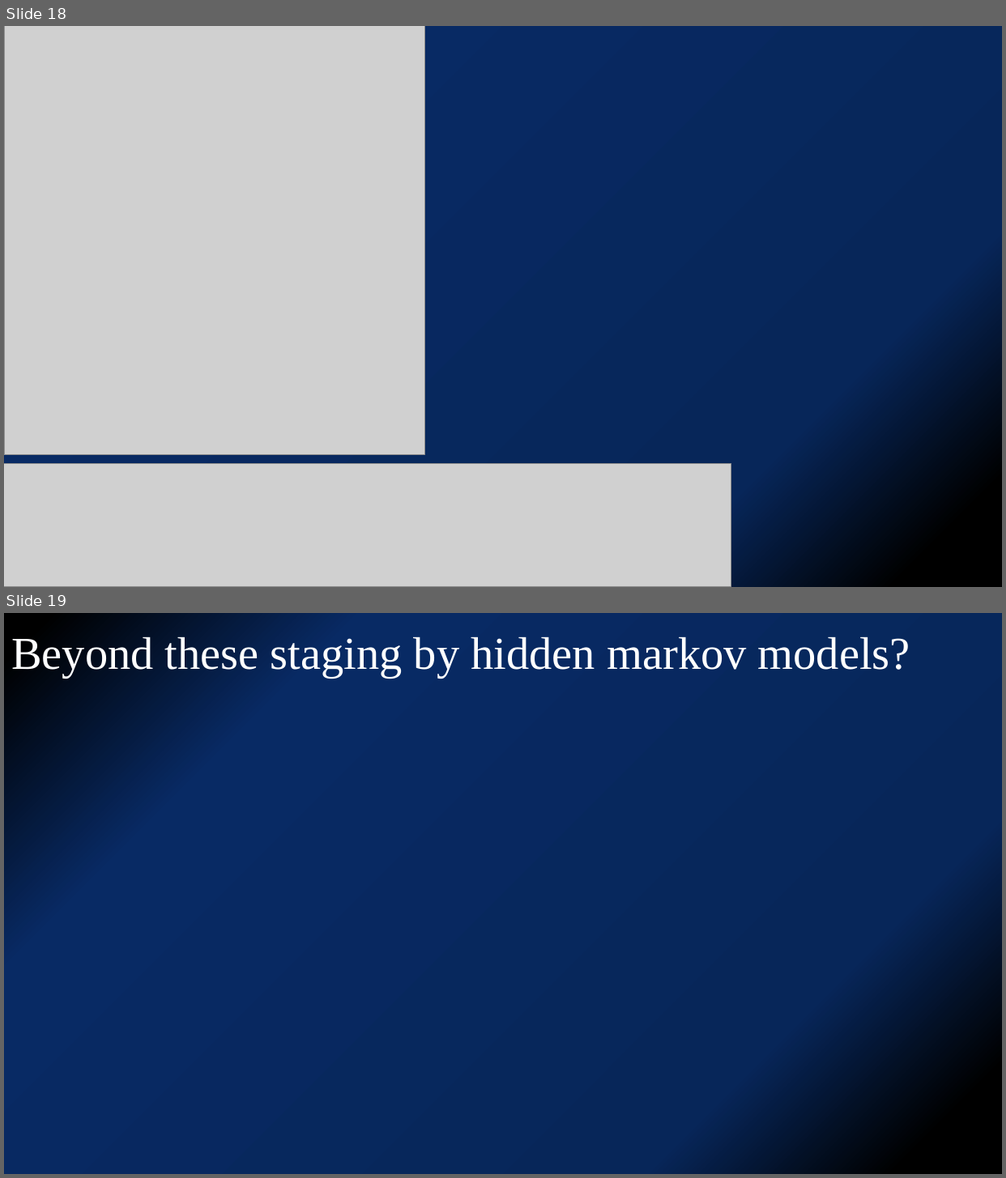
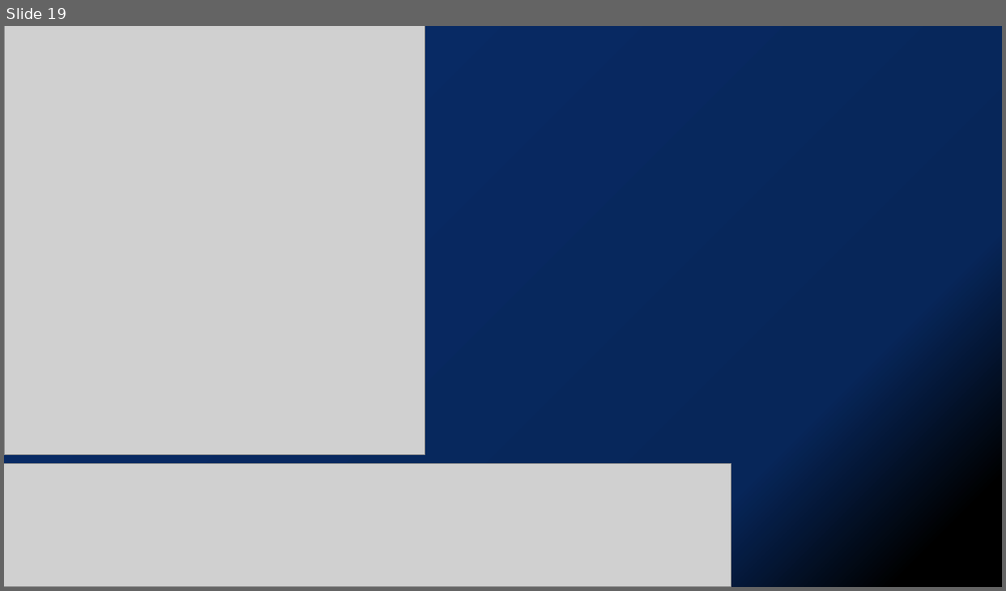
Before and after one commit to kjfdf/lecture, a slide deck: SNUH 심포지엄-유일한.pptx. Shown one above the other, each under a label of ours: slides 18 and 19 before the commit, slide 19 after it. The pictures are 1006x1178 and 1006x591 pixels, drawn with LibreOffice and Linux fonts; fonts in the diff are those of the drawing; grey boxes stand for pictures. Boxes give left, top, right and bottom in pixels: in the first picture for what was removed or moved away, otherwise in the second. Text is boxed around its words. In the diff, an @@ line names an element or a change of style, - is before the commit and + after.

```diff
--- a/SNUH 심포지엄-유일한.pptx
+++ b/SNUH 심포지엄-유일한.pptx
@@ slide 19 removed at (4,613,1002,1174), background gradient #000000 to #072659 to #082A64 @@
@@ title removed at (11,636,910,678) @@
-Beyond these staging by hidden markov models?
@@ what was slide 18 is now slide 19 @@
```
Also in this commit, not shown: 2 slides added, 1 other slide removed.
